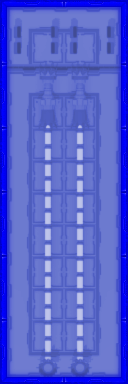
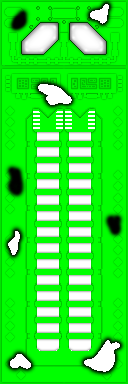
Comparing the layer stacks of the two 128×384 images. Changes:
hid "blueprints", moved it into group "blueprint" over [0, 0, 128, 384]
hid "NacelleBig_2x6.png Kopie", moved it into group "blueprint" over [0, 0, 128, 384]
added group "roof_66" with 2 layers above "roof_33" over [0, 0, 128, 384]
added layer "Ebene 1" (1st of 3, in "roof_66") in group "roof_66" over [0, 0, 128, 384]
added group "roof_33" with 2 layers above "roof" over [0, 0, 128, 384]
